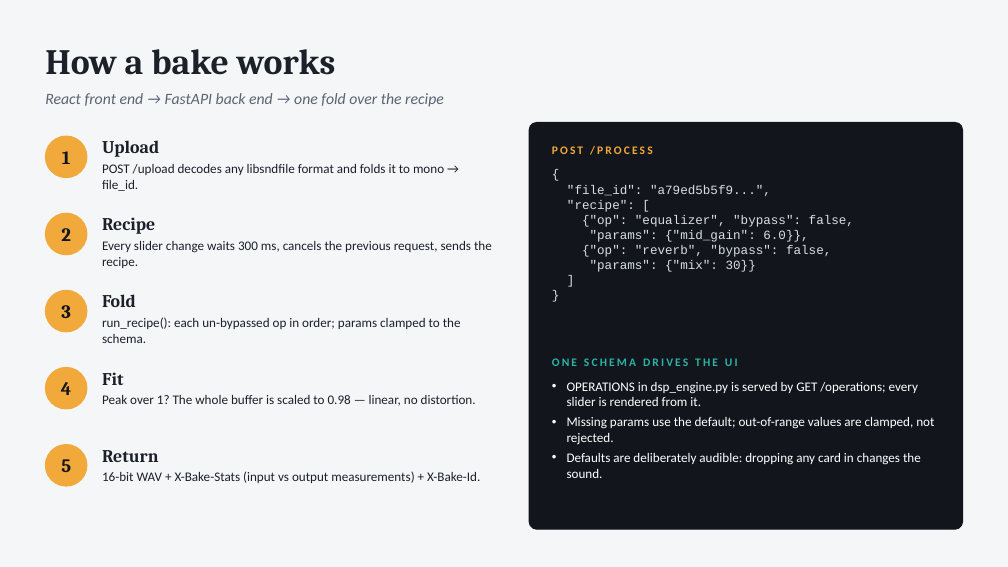
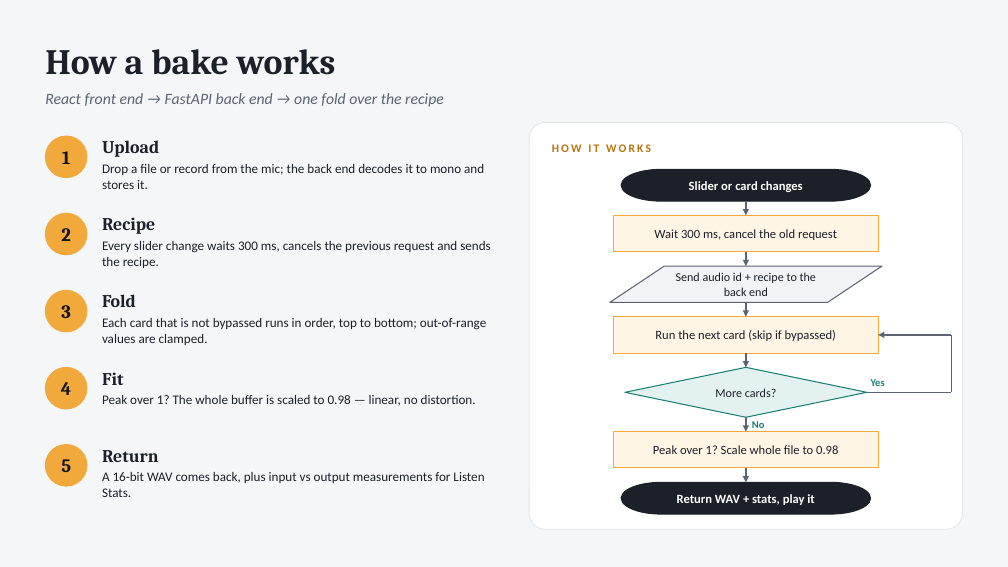
Before and after one commit to Nafis37/Audio_Chef, a slide deck: slide 3 of Audio_Chef.pptx. Drawn at 1008x567 pixels with LibreOffice and Linux fonts; fonts in the diff are those of the drawing. Boxes give left, top, right and bottom in pixels: in the first picture for what was removed or moved away, otherwise in the second. Text is boxed around its words. In the diff, an @@ line names an element or a change of style, - is before the commit and + after.

```diff
--- a/Audio_Chef.pptx
+++ b/Audio_Chef.pptx
@@ rounded rectangle at (x1=529, y1=123, x2=963, y2=529): fill #12151C to #FFFFFF; outline #12151C 1 pt to #E1E5EA 0.75 pt; proportions changed @@
@@ text removed at (x1=552, y1=146, x2=653, y2=155) @@
-POST /PROCESS
@@ text added at (x1=552, y1=144, x2=651, y2=152), 11 pt, text #B8740E, bold @@
+HOW IT WORKS
@@ text at (x1=102, y1=164, x2=484, y2=189): text changed @@
-POST /upload decodes any libsndfile format and folds it to mono → file_id.
+Drop a file or record from the mic; the back end decodes it to mono and stores it.
@@ pill shape added at (x1=622, y1=169, x2=871, y2=201), fill #1B2029, outline #1B2029 1 pt, 12 pt, text #FFFFFF, bold @@
+Slider or card changes
@@ text removed at (x1=567, y1=185, x2=854, y2=272) @@
-{
-"file_id": "a79ed5b5f9...",
-"recipe": [
-{"op": "equalizer", "bypass": false,
-"params": {"mid_gain": 6.0}},
-{"op": "reverb", "bypass": false,
-"params": {"mix": 30}}
-]
-}
@@ arrow added from (746, 201) to (746, 216), #5B6472 1.25 pt @@
@@ rectangle added at (x1=614, y1=216, x2=879, y2=252), fill #FFF5E4, outline #F2A93B 1 pt, 12 pt, text #1B2029 @@
+Wait 300 ms, cancel the old request
@@ text at (x1=102, y1=241, x2=491, y2=268): text changed @@
-Every slider change waits 300 ms, cancels the previous request, sends the recipe.
+Every slider change waits 300 ms, cancels the previous request and sends the recipe.
@@ flow chart input output added at (x1=610, y1=266, x2=882, y2=302), fill #F1F3F6, outline #5B6472 1 pt, 11.5 pt, text #1B2029 @@
+Send audio id + recipe to the back end
@@ arrow added from (746, 252) to (746, 266), #5B6472 1.25 pt @@
@@ text at (x1=102, y1=318, x2=486, y2=345): text changed @@
-run_recipe(): each un-bypassed op in order; params clamped to the schema.
+Each card that is not bypassed runs in order, top to bottom; out-of-range values are clamped.
@@ rectangle added at (x1=614, y1=317, x2=879, y2=353), fill #FFF5E4, outline #F2A93B 1 pt, 12 pt, text #1B2029 @@
+Run the next card (skip if bypassed)
@@ arrow added from (746, 302) to (746, 317), #5B6472 1.25 pt @@
@@ text removed at (x1=552, y1=358, x2=738, y2=366) @@
-ONE SCHEMA DRIVES THE UI
@@ arrow added from (746, 353) to (746, 368), #5B6472 1.25 pt @@
@@ arrow added from (951, 335) to (879, 335), #5B6472 1.25 pt @@
@@ line added from (951, 392) to (951, 335), #5B6472 1.25 pt @@
@@ text removed at (x1=567, y1=382, x2=934, y2=478) @@
-• OPERATIONS in dsp_engine.py is served by GET /operations; every slider is rendered from it.
-• Missing params use the default; out-of-range values are clamped, not rejected.
-• Defaults are deliberately audible: dropping any card in changes the sound.
@@ diamond added at (x1=625, y1=368, x2=867, y2=417), fill #E3F2F0, outline #1B7F76 1 pt, 11.5 pt, text #1B2029 @@
+More cards?
@@ text added at (x1=871, y1=379, x2=885, y2=386), 10 pt, text #1B7F76, bold @@
+Yes
@@ arrow added from (746, 417) to (746, 432), #5B6472 1.25 pt @@
@@ line added from (867, 392) to (951, 392), #5B6472 1.25 pt @@
@@ rectangle added at (x1=614, y1=432, x2=879, y2=468), fill #FFF5E4, outline #F2A93B 1 pt, 12 pt, text #1B2029 @@
+Peak over 1? Scale whole file to 0.98
@@ text added at (x1=752, y1=421, x2=765, y2=428), 10 pt, text #1B7F76, bold @@
+No
@@ text at (x1=102, y1=472, x2=484, y2=497): text changed @@
-16-bit WAV + X-Bake-Stats (input vs output measurements) + X-Bake-Id.
+A 16-bit WAV comes back, plus input vs output measurements for Listen Stats.
@@ arrow added from (746, 468) to (746, 482), #5B6472 1.25 pt @@
@@ pill shape added at (x1=622, y1=482, x2=871, y2=514), fill #1B2029, outline #1B2029 1 pt, 12 pt, text #FFFFFF, bold @@
+Return WAV + stats, play it
```
Also in this commit, not shown: 17 other slides changed, 3 other files.
